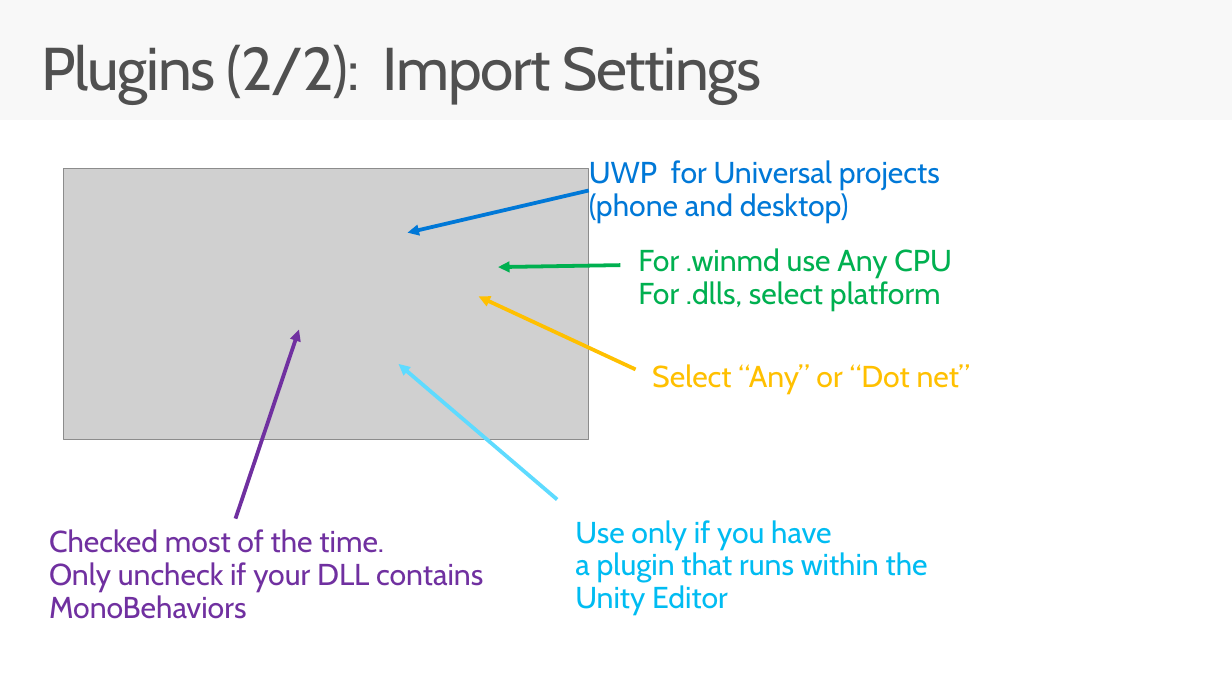
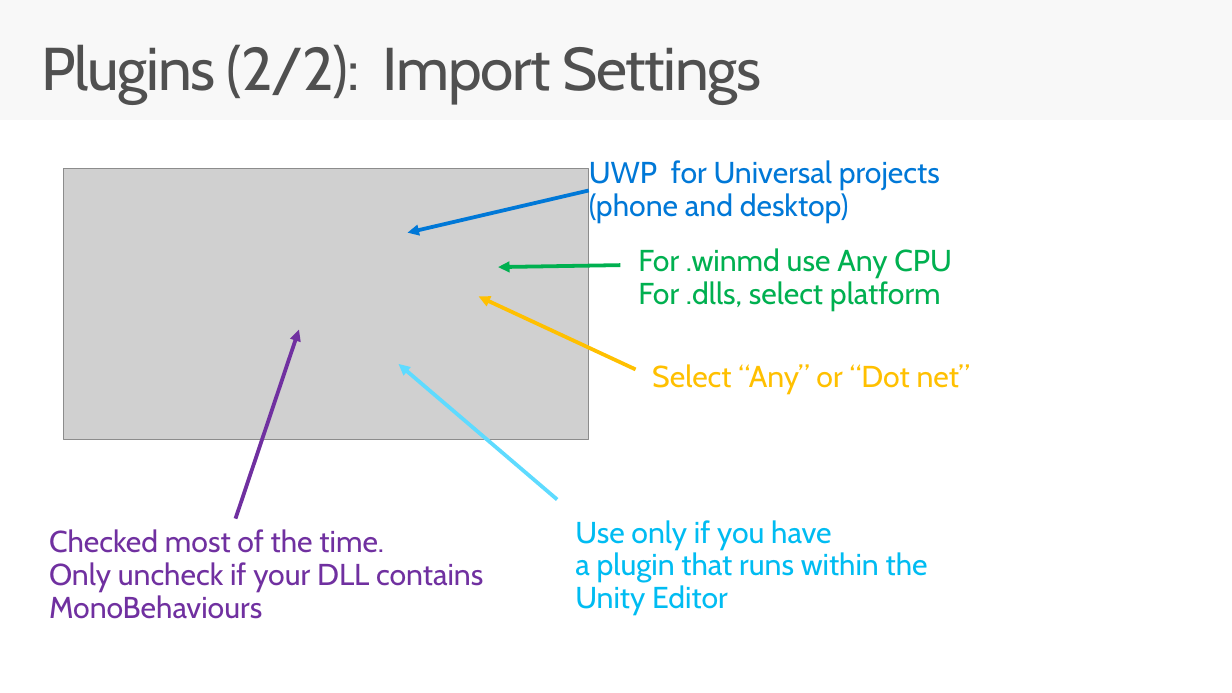
Before and after one commit to grazies/CodeLabs-GameDev-2-UnityWin10, a slide deck: slide 11 of UnityLightUp.pptx (slide 10 before the commit). Drawn at 1232x693 pixels with LibreOffice and Linux fonts; fonts in the diff are those of the drawing; grey boxes stand for pictures. Boxes give left, top, right and bottom in pixels: in the first picture for what was removed or moved away, otherwise in the second. Text is boxed around its words. In the diff, an @@ line names an element or a change of style, - is before the commit and + after.

```diff
--- a/UnityLightUp.pptx
+++ b/UnityLightUp.pptx
@@ text at box(49, 529, 483, 619): text changed @@
-Checked most of the time.
-Only uncheck if your DLL contains MonoBehaviors
+Checked most of the time.
+Only uncheck if your DLL contains MonoBehaviours
```
Also in this commit, not shown: 5 other slides changed, 2 slides added, 1 slide removed.
